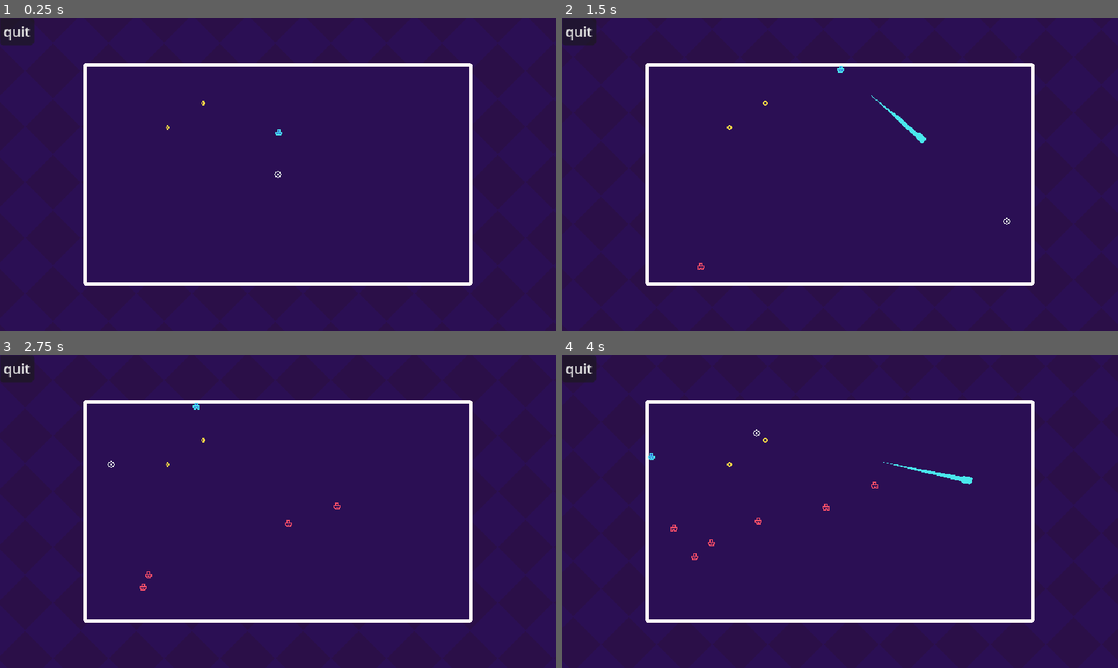
Above: before the commit, frames 1-4 (two rows, left to right).
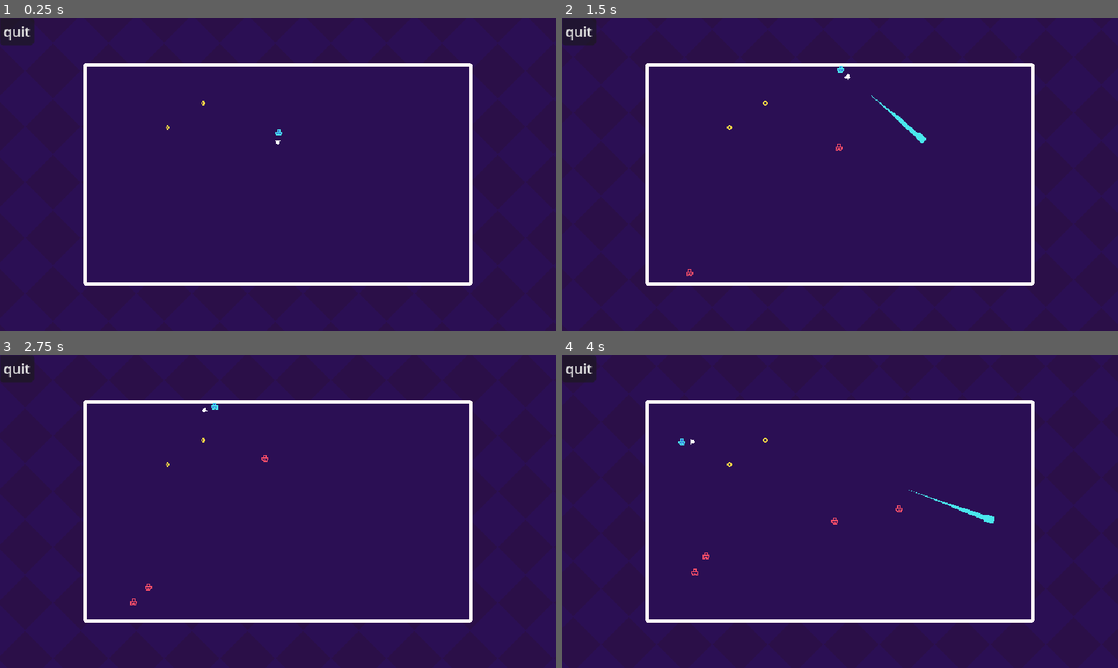
Above: after the commit, the same moments.

Repository: mrbartchak/golden-bullet-game
Game: Godot game, scene res://core/main.tscn
The game is run twice, just before and just after one commit, with the same random seed, the same clock (stepped at 60 frames per second) and the same inputs.
Inputs (mouse positions are in pixels of both pictures, inside the frame that each line leads up to):
- Up to frame 1 (0.25 s): no input
- Up to frame 2 (1.5 s): tap Enter at 0.5 s; move the mouse to (812, 237) at 0.52 s; hold W (move_up) from 0.53 s (still down); click (812, 237) at 0.6 s; move the mouse to (1006, 221) at 1.27 s; click (1006, 221) at 1.35 s
- Up to frame 3 (2.75 s): move the mouse to (111, 464) at 2.02 s; release W (move_up) at 2.03 s; hold A (move_left) from 2.03 s (still down); click (111, 464) at 2.1 s
- Up to frame 4 (4 s): move the mouse to (867, 511) at 2.77 s; click (867, 511) at 2.85 s; move the mouse to (756, 433) at 3.52 s; release A (move_left) at 3.53 s; hold S (move_down) from 3.53 s (still down); click (756, 433) at 3.6 s

The runs differ from the first frame. In frame 1, less than 0.1% of the frame differs, in the area x 49-51%, y 39-52%; in frame 2, less than 0.1%; in frame 3, 0.2%; in frame 4, 0.5%, in the area x 15-78%, y 23-71%.

Commit message:
aim arrow

Diff:
--- a/core/main.tscn
+++ b/core/main.tscn
@@ -24,7 +24,7 @@
 [node name="EnemySpawner" parent="World2D" instance=ExtResource("3_3gdo0")]
 position = Vector2(320, 180)
 enemy_scene = ExtResource("2_r77kf")
-spawn_radius = 1.0
+spawn_interval = 0.75
 
 [node name="Coin" parent="World2D" instance=ExtResource("5_cus2n")]
 position = Vector2(193, 126)
@@ -71,5 +71,6 @@
 offset_bottom = 39.0
 
 [node name="Cursor" parent="." instance=ExtResource("6_kagtj")]
+visible = false
 
 [connection signal="pressed" from="UI/Quit Button" to="UI" method="_on_quit_button_pressed"]
--- a/core/ui/ui_manager.gd
+++ b/core/ui/ui_manager.gd
@@ -10,3 +10,7 @@
 
 func _on_menu_button_pressed() -> void:
 	get_tree().quit()
+
+func _input(event: InputEvent) -> void:
+	if event.is_action_pressed("ui_cancel"):
+		get_tree().quit()
--- a/player/player.gd
+++ b/player/player.gd
@@ -5,9 +5,9 @@
 
 @export var bullet_scene: PackedScene
 
-var movement_speed: float = 150.0
-var acceleration: int = 10
-var friction: int = 12
+var movement_speed: float = 120.0
+var acceleration: int = 8
+var friction: int = 15
 
 var facing: Facing = Facing.RIGHT
 var muzzle_offset: int = 4
@@ -17,6 +17,7 @@
 	$Sprite.play("idle")
 
 func _process(_delta: float) -> void:
+	_update_aim_arrow()
 	_update_animation()
 
 	if Input.is_action_just_pressed("fire"):
@@ -74,6 +75,13 @@
 	bullet.velocity = direction * bullet.speed
 	get_tree().current_scene.add_child(bullet)
 
+func _get_aim_direction_normalized() -> Vector2:
+	return (get_global_mouse_position() - global_position).normalized()
+
+func _update_aim_arrow() -> void:
+	var dir: Vector2 = _get_aim_direction_normalized()
+	$AimArrow.position = dir * 3
+	$AimArrow.rotation = dir.angle()
 
 #===Effects===
 func _play_fire_sound() -> void:
--- a/player/player.tscn
+++ b/player/player.tscn
@@ -126,3 +126,8 @@
 [node name="FireSound" type="AudioStreamPlayer2D" parent="."]
 stream = ExtResource("4_yw30f")
 volume_db = -7.429
+
+[node name="AimArrow" type="Polygon2D" parent="."]
+position = Vector2(0, -1)
+scale = Vector2(1, 0.99999994)
+polygon = PackedVector2Array(7, -2.0000005, 7, 4.000001, 12, 2.0000002, 12, 0)
--- a/project.godot
+++ b/project.godot
@@ -18,8 +18,9 @@
 
 window/size/viewport_width=640
 window/size/viewport_height=360
-window/size/window_width_override=3840
-window/size/window_height_override=2160
+window/size/mode=3
+window/size/window_width_override=2160
+window/size/window_height_override=1440
 window/stretch/mode="viewport"
 window/stretch/scale_mode="integer"
 
